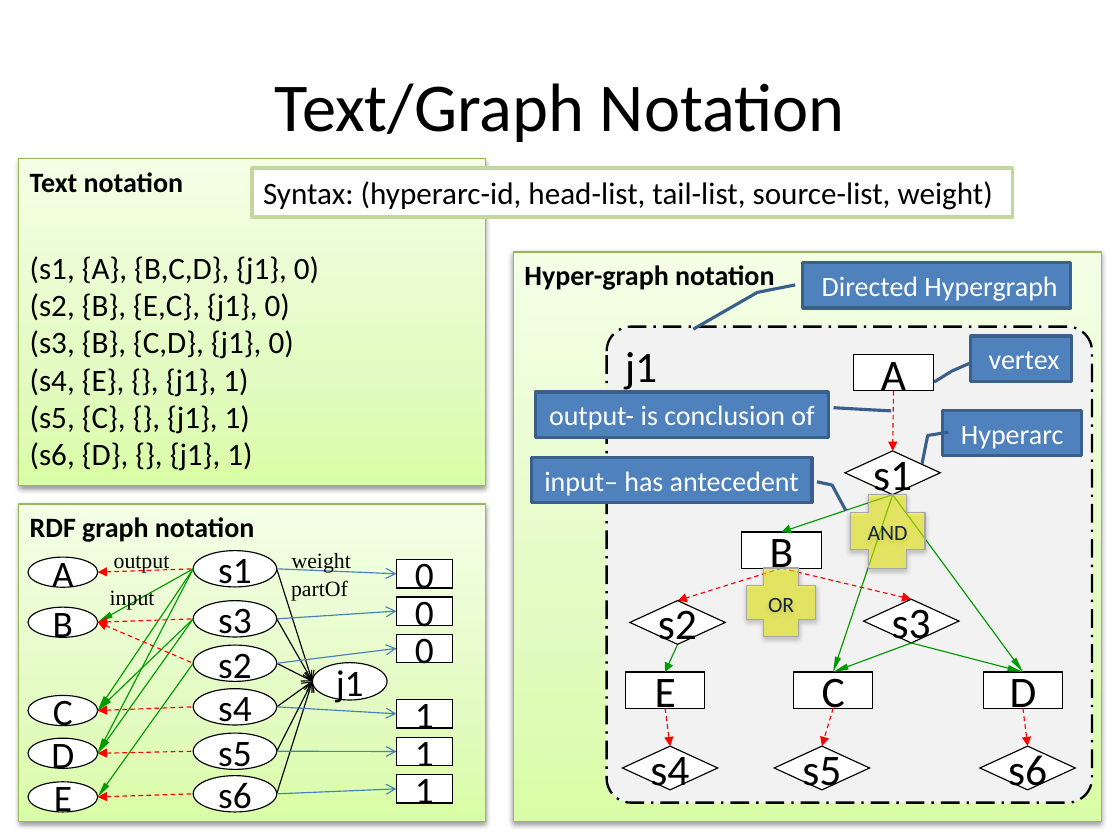
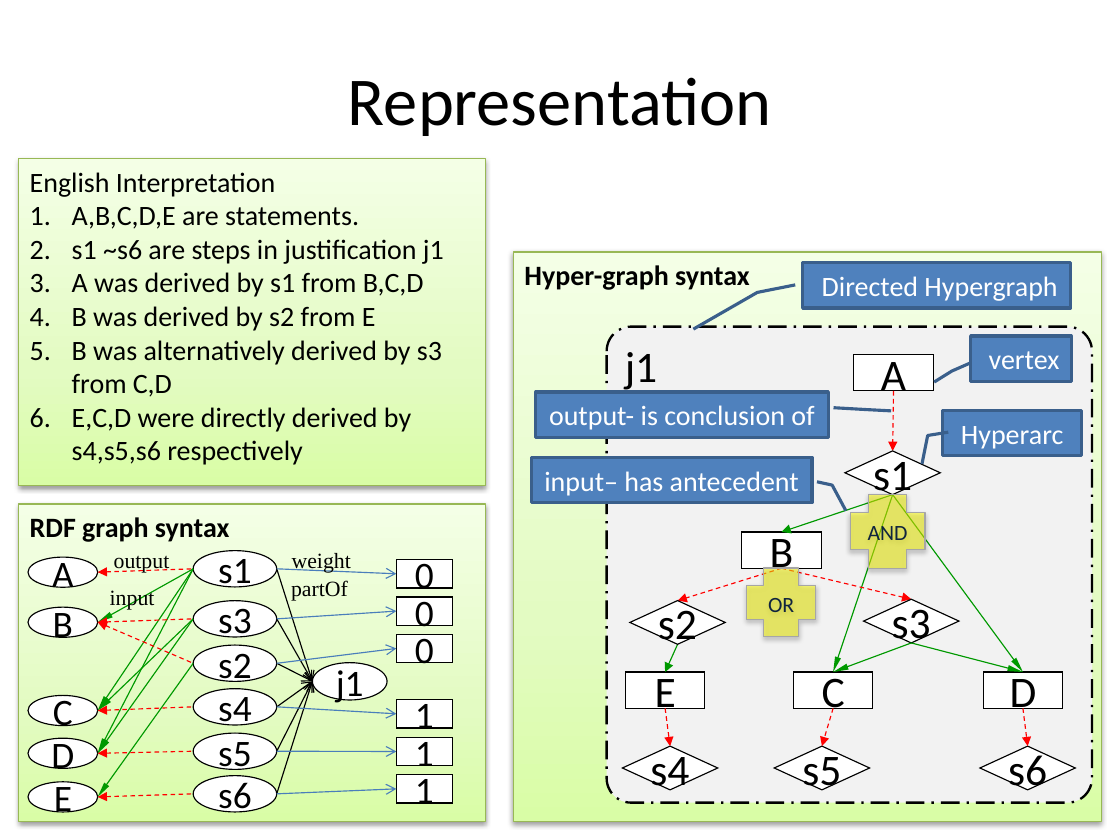
Before and after one commit to lidingpku/inference-web, a slide deck: slide 3 of trunk/iw3/doc/proof-combine.pptx (slide 2 before the commit). Drawn at 1120x840 pixels with LibreOffice and Linux fonts; fonts in the diff are those of the drawing. Boxes give left, top, right and bottom in pixels: in the first picture for what was removed or moved away, otherwise in the second. Text is boxed around its words. In the diff, an @@ line names an element or a change of style, - is before the commit and + after.

```diff
--- a/trunk/iw3/doc/proof-combine.pptx
+++ b/trunk/iw3/doc/proof-combine.pptx
@@ title at [348,77,771,136]: text changed @@
-Text/Graph Notation
+Representation
@@ text in rectangle at [30,172,444,465]: text changed; bold off @@
-Text notation
+English Interpretation
+1. A,B,C,D,E are statements.
+2. s1 ~s6 are steps in justification j1
+3. A was derived by s1 from B,C,D
+4. B was derived by s2 from E
+5. B was alternatively derived by s3 from C,D
+6. E,C,D were directly derived by s4,s5,s6 respectively
@@ rectangle removed at [252,168,1012,217] @@
-Syntax: (hyperarc-id, head-list, tail-list, source-list, weight)
@@ text removed at [30,256,319,471] @@
-(s1, {A}, {B,C,D}, {j1}, 0)
-(s2, {B}, {E,C}, {j1}, 0)
-(s3, {B}, {C,D}, {j1}, 0)
-(s4, {E}, {}, {j1}, 1)
-(s5, {C}, {}, {j1}, 1)
-(s6, {D}, {}, {j1}, 1)
@@ text in rectangle at [524,265,750,290]: text changed @@
-Hyper-graph notation
+Hyper-graph syntax
@@ text in rectangle at [30,517,230,542]: text changed @@
-RDF graph notation
+RDF graph syntax
```
Also in this commit, not shown: 4 other slides changed, 2 slides added, 1 slide removed.
